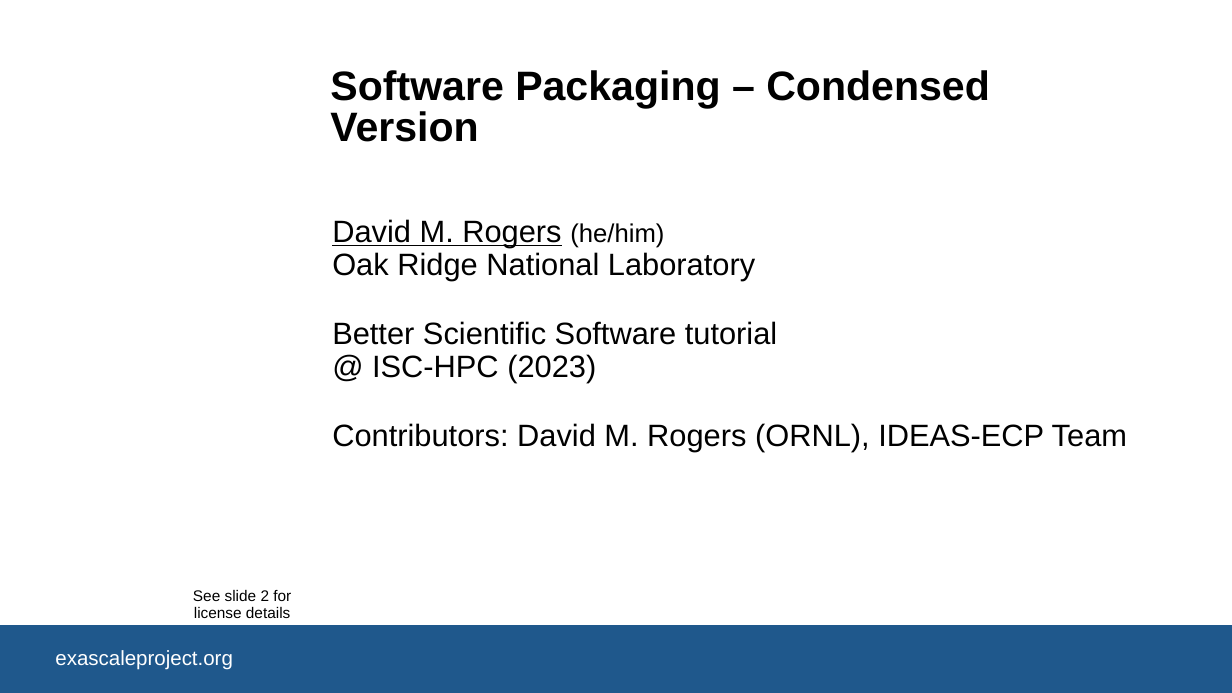
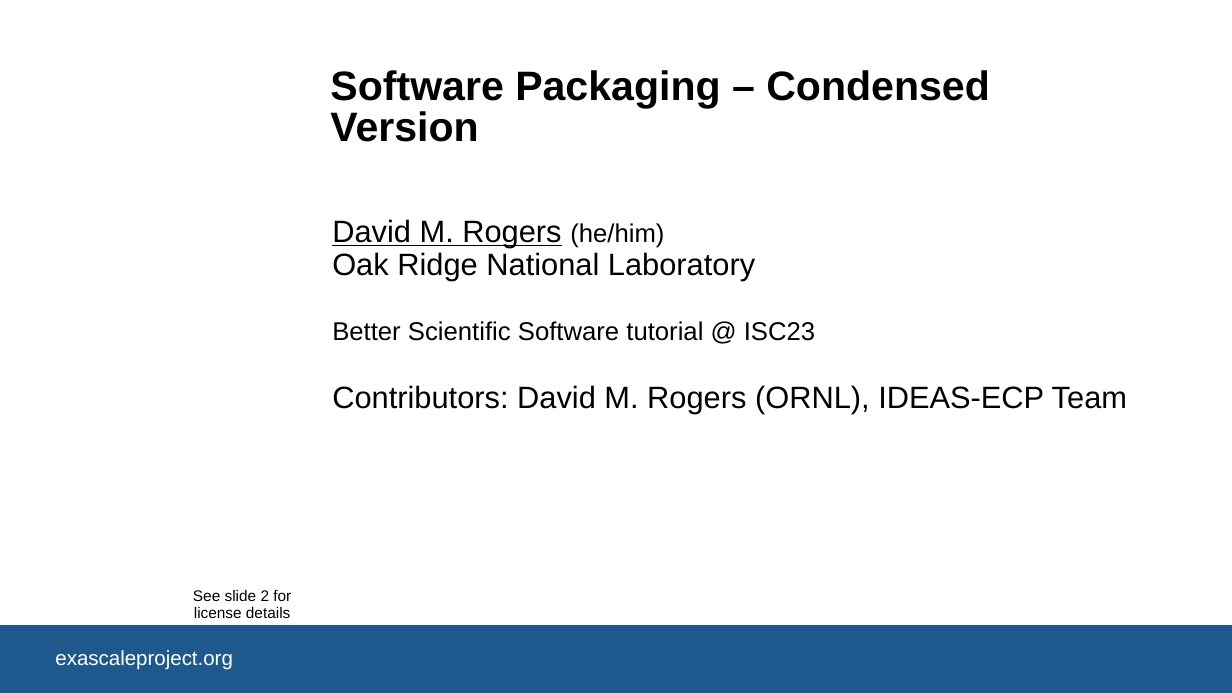
Before and after one commit to bssw-tutorial/presentations, a slide deck: slide 1 of packaging-short.pptx. Drawn at 1232x693 pixels with LibreOffice and Linux fonts; fonts in the diff are those of the drawing; background and template pictures are left out. Boxes give left, top, right and bottom in pixels: in the first picture for what was removed or moved away, otherwise in the second. Text is boxed around its words. In the diff, an @@ line names an element or a change of style, - is before the commit and + after.

```diff
--- a/packaging-short.pptx
+++ b/packaging-short.pptx
@@ subtitle at <box>332,321,815,341</box>: text changed; size 24 to 20 pt @@
-Better Scientific Software tutorial
-@ ISC-HPC (2023)
+Better Scientific Software tutorial @ ISC23
```
Also in this commit, not shown: 1 other slide changed, 5 other files.
